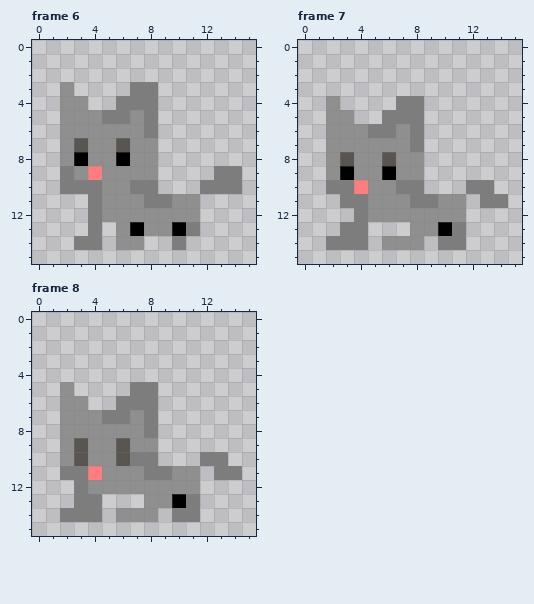
Edited in one commit: pixel-art file (Assets/Sprites/Cat/Cat_Gray/cat_goes_to_sleep.aseprite). This is how it looked before the edit.
16x16 pixels, 8 frames. Shown: frame 6, frame 7, frame 8. The commit also changed other frames, which this record leaves out.
New version:
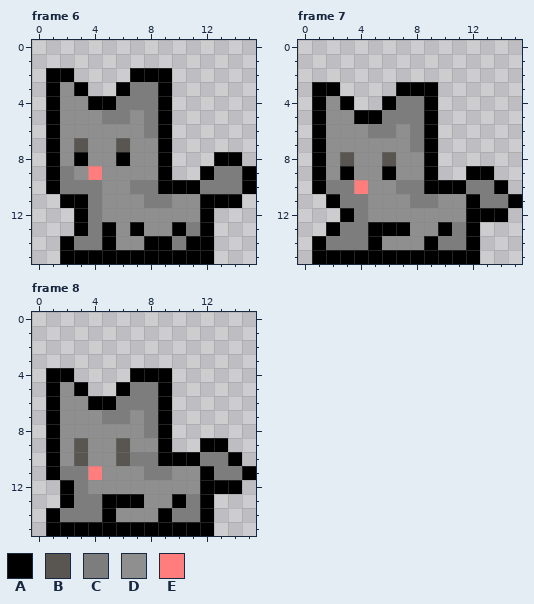
Palette (. is transparent): A #000000  B #595652  C #7d7d7d  D #8f8f8f  E #ff7d7d
Difference:
Changed rows in their new state; - is an unchanged pixel.
Frame 6:
first column x 1:
 2 AA----AAA------
 3 A-A--A--A------
 4 A--AA---A------
 5 A-------A------
 6 A-------A------
 7 A-------A------
 8 A-------A---AA-
 9 A-------A--A--A
10 A-------AAA---A
11 -AA--------AAA-
12 --A--------A---
13 --A-A------A---
14 -A--A--AA-AA---
15 -AAAAAAAAAAA---
Frame 7:
first column x 1:
 3 AA----AAA------
 4 A-A--A--A------
 5 A--AA---A------
 6 A-------A------
 7 A-------A------
 8 A-------A------
 9 A-------A--AA--
10 A-------AAA--A-
11 -A---------A--A
12 --A--------AAA-
13 -A--AAA----A---
14 A---A---A--A---
15 AAAAAAAAAAAA---
Frame 8:
first column x 1:
 4 AA----AAA------
 5 A-A--A--A------
 6 A--AA---A------
 7 A-------A------
 8 A-------A------
 9 A-------A--AA--
10 A-------AAA--A-
11 A----------A--A
12 -A---------AAA-
13 -A--AAA----A---
14 A---A---A--A---
15 AAAAAAAAAAAA---
Changed places in both pictures, as pixel boxes (x1, y1, x2, y2):
added: (46, 68, 256, 264)
added: (312, 82, 522, 264)
added: (46, 368, 256, 536)
